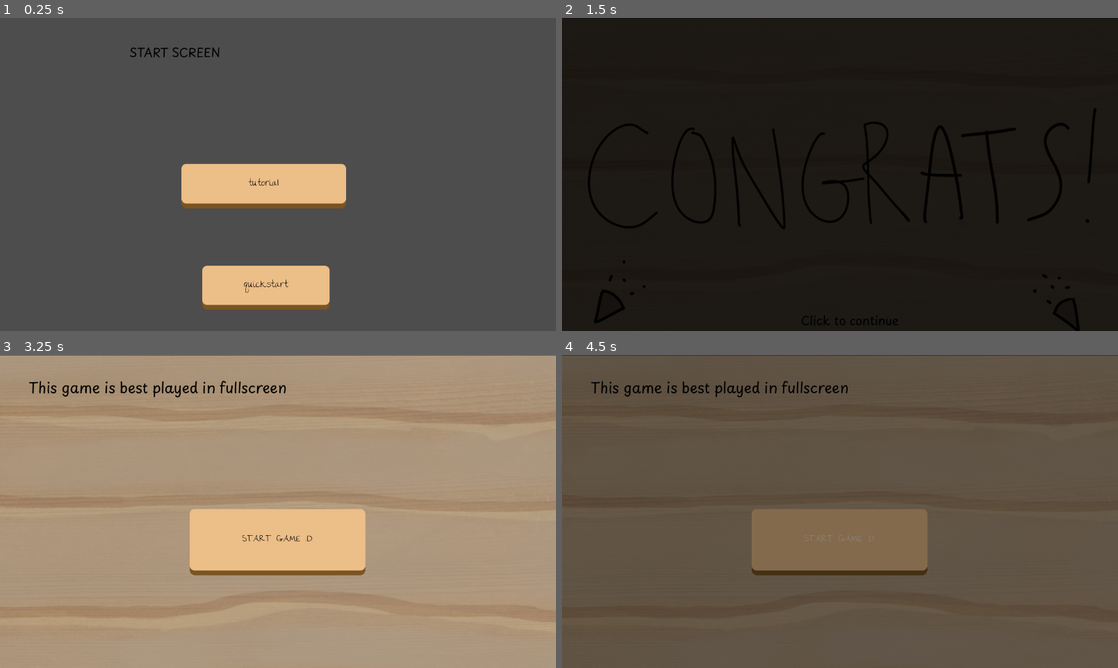
Above: before the commit, frames 1-4 (two rows, left to right).
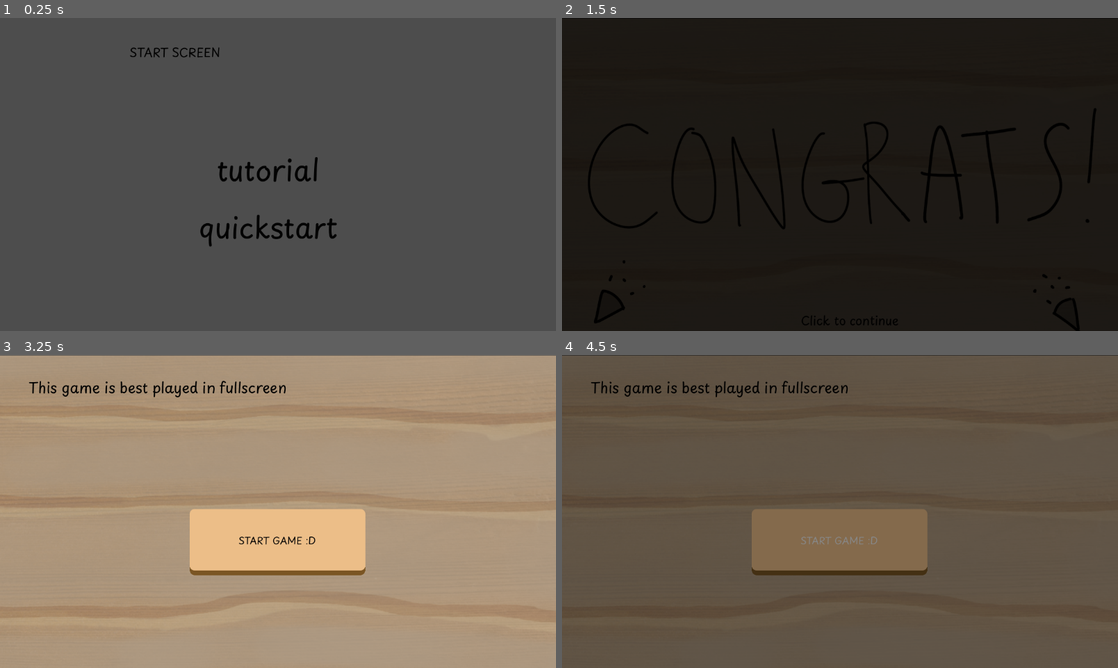
Above: after the commit, the same moments.

Repository: andreaTheCoder/MiniJam207Primal
Game: Godot game, scene res://scenes/start.tscn
The game is run twice, just before and just after one commit, with the same random seed, the same clock (stepped at 60 frames per second) and the same inputs. This scene is started directly instead of the project's main scene. Sound files missing from this copy of the repository are replaced by a short silence.
Inputs (mouse positions are in pixels of both pictures, inside the frame that each line leads up to):
- Up to frame 1 (0.25 s): no input
- Up to frame 2 (1.5 s): click "tutorial" at 0.5 s; tap Enter (ui_accept) at 1.25 s; move the mouse to (962, 158) at 1.27 s; press the mouse at (962, 158) at 1.28 s
- Up to frame 3 (3.25 s): tap Enter (ui_accept) at 1.52, 2, 2.27, 2.75 s; move the mouse to (166, 527) at 2.02 s; release the mouse at (166, 527) at 2.03 s; click (166, 527) at 2.1 s; move the mouse to (333, 442) at 2.77 s; press the mouse at (333, 442) at 2.78 s
- Up to frame 4 (4.5 s): release the mouse at (895, 442) at 3.5 s; click "START GAME :D" at 3.5 s; click "START GAME :D" at 4.25 s

The runs differ from the first frame. In frame 1, 8.0% of the frame differs, in the area x 32-63%, y 44-94%; in frame 2, nothing differs; in frame 3, 0.2%; in frame 4, 0.1%.

Commit message:
start screen modifications

Diff:
--- a/other/default.tres
+++ b/other/default.tres
@@ -3,6 +3,39 @@
 [ext_resource type="FontFile" uid="uid://bqax0fflfbnj6" path="res://other/PlaypenSansThai-VariableFont_wght.ttf" id="1_l4auq"]
 [ext_resource type="StyleBox" uid="uid://dynrau07b6e36" path="res://default_button_stylebox.tres" id="1_rdli0"]
 [ext_resource type="FontFile" uid="uid://c2bq7kdi3bdtf" path="res://other/TheGirlNextDoor-Regular.ttf" id="1_w2jdw"]
+
+[sub_resource type="StyleBoxFlat" id="StyleBoxFlat_b86q3"]
+content_margin_left = 4.0
+content_margin_top = 4.0
+content_margin_right = 4.0
+content_margin_bottom = 4.0
+bg_color = Color(0.1, 0.1, 0.1, 0.3)
+corner_radius_top_left = 3
+corner_radius_top_right = 3
+corner_radius_bottom_right = 3
+corner_radius_bottom_left = 3
+corner_detail = 5
+
+[sub_resource type="StyleBoxFlat" id="StyleBoxFlat_e8k1t"]
+content_margin_left = 4.0
+content_margin_top = 4.0
+content_margin_right = 4.0
+content_margin_bottom = 4.0
+bg_color = Color(1, 1, 1, 0.75)
+draw_center = false
+border_width_left = 2
+border_width_top = 2
+border_width_right = 2
+border_width_bottom = 2
+corner_radius_top_left = 3
+corner_radius_top_right = 3
+corner_radius_bottom_right = 3
+corner_radius_bottom_left = 3
+corner_detail = 5
+expand_margin_left = 2.0
+expand_margin_top = 2.0
+expand_margin_right = 2.0
+expand_margin_bottom = 2.0
 
 [sub_resource type="StyleBoxFlat" id="StyleBoxFlat_rdli0"]
 bg_color = Color(0.9238702, 0.7435122, 0.5332813, 1)
@@ -24,6 +57,25 @@
 default_font = ExtResource("1_w2jdw")
 default_font_size = 20
 Button/colors/font_color = Color(0.0093103545, 0.0093103545, 0.0093103545, 1)
+Button/colors/font_disabled_color = Color(0.875, 0.875, 0.875, 0.5)
+Button/colors/font_focus_color = Color(0.95, 0.95, 0.95, 1)
+Button/colors/font_hover_color = Color(0.95, 0.95, 0.95, 1)
+Button/colors/font_hover_pressed_color = Color(1, 1, 1, 1)
+Button/colors/font_outline_color = Color(0, 0, 0, 1)
+Button/colors/font_pressed_color = Color(1, 1, 1, 1)
+Button/colors/icon_disabled_color = Color(1, 1, 1, 0.4)
+Button/colors/icon_focus_color = Color(1, 1, 1, 1)
+Button/colors/icon_hover_color = Color(1, 1, 1, 1)
+Button/colors/icon_hover_pressed_color = Color(1, 1, 1, 1)
+Button/colors/icon_normal_color = Color(1, 1, 1, 1)
+Button/colors/icon_pressed_color = Color(1, 1, 1, 1)
+Button/constants/align_to_largest_stylebox = 0
+Button/constants/h_separation = 4
+Button/constants/icon_max_width = 0
+Button/constants/outline_size = 0
+Button/fonts/font = ExtResource("1_l4auq")
+Button/styles/disabled = SubResource("StyleBoxFlat_b86q3")
+Button/styles/focus = SubResource("StyleBoxFlat_e8k1t")
 Button/styles/hover = ExtResource("1_rdli0")
 Button/styles/normal = ExtResource("1_rdli0")
 Button/styles/pressed = SubResource("StyleBoxFlat_rdli0")
--- a/scenes/start.tscn
+++ b/scenes/start.tscn
@@ -7,24 +7,6 @@
 
 [node name="CanvasLayer" type="CanvasLayer" parent="." unique_id=1354601927]
 
-[node name="StartScreenTutorialButton" type="Button" parent="CanvasLayer" unique_id=688141163]
-anchors_preset = -1
-anchor_top = -0.041666668
-anchor_right = 0.1467014
-offset_left = 376.0
-offset_top = 329.0
-offset_right = 548.0
-offset_bottom = 394.0
-text = "tutorial"
-metadata/_edit_use_anchors_ = true
-
-[node name="StartScreenButton" type="Button" parent="CanvasLayer" unique_id=622851497]
-offset_left = 419.0
-offset_top = 513.0
-offset_right = 683.0
-offset_bottom = 604.0
-text = "quickstart"
-
 [node name="RichTextLabel" type="RichTextLabel" parent="CanvasLayer" unique_id=94163453]
 offset_left = 268.0
 offset_top = 46.0
@@ -32,7 +14,27 @@
 offset_bottom = 213.0
 text = "START SCREEN"
 
-[connection signal="button_down" from="CanvasLayer/StartScreenTutorialButton" to="." method="_on_start_screen_tutorial_button_button_down"]
-[connection signal="button_up" from="CanvasLayer/StartScreenTutorialButton" to="." method="_on_start_screen_tutorial_button_button_up"]
-[connection signal="button_down" from="CanvasLayer/StartScreenButton" to="." method="_on_start_screen_button_button_down"]
-[connection signal="button_up" from="CanvasLayer/StartScreenButton" to="." method="_on_start_screen_button_button_up"]
+[node name="VBoxContainer" type="VBoxContainer" parent="CanvasLayer" unique_id=1748238609]
+offset_left = 193.0
+offset_top = 256.0
+offset_right = 918.0
+offset_bottom = 579.0
+
+[node name="StartScreenTutorialButton" type="Button" parent="CanvasLayer/VBoxContainer" unique_id=688141163]
+layout_mode = 2
+theme_override_font_sizes/font_size = 60
+text = "tutorial"
+flat = true
+expand_icon = true
+
+[node name="StartScreenButton" type="Button" parent="CanvasLayer/VBoxContainer" unique_id=622851497]
+layout_mode = 2
+theme_override_font_sizes/font_size = 60
+text = "quickstart"
+flat = true
+expand_icon = true
+
+[connection signal="button_down" from="CanvasLayer/VBoxContainer/StartScreenTutorialButton" to="." method="_on_start_screen_tutorial_button_button_down"]
+[connection signal="button_up" from="CanvasLayer/VBoxContainer/StartScreenTutorialButton" to="." method="_on_start_screen_tutorial_button_button_up"]
+[connection signal="button_down" from="CanvasLayer/VBoxContainer/StartScreenButton" to="." method="_on_start_screen_button_button_down"]
+[connection signal="button_up" from="CanvasLayer/VBoxContainer/StartScreenButton" to="." method="_on_start_screen_button_button_up"]
--- a/scripts/start_screen.gd
+++ b/scripts/start_screen.gd
@@ -1,7 +1,7 @@
 extends Node2D
 
-@onready var start_screen_tutorial_button: Button = $CanvasLayer/StartScreenTutorialButton
-@onready var start_screen_button: Button = $CanvasLayer/StartScreenButton
+@onready var start_screen_tutorial_button: Button = $CanvasLayer/VBoxContainer/StartScreenTutorialButton
+@onready var start_screen_button: Button = $CanvasLayer/VBoxcontainer/StartScreenButton
 const SHOP = preload("res://scenes/shop.tscn")
 
 # Called when the node enters the scene tree for the first time.
